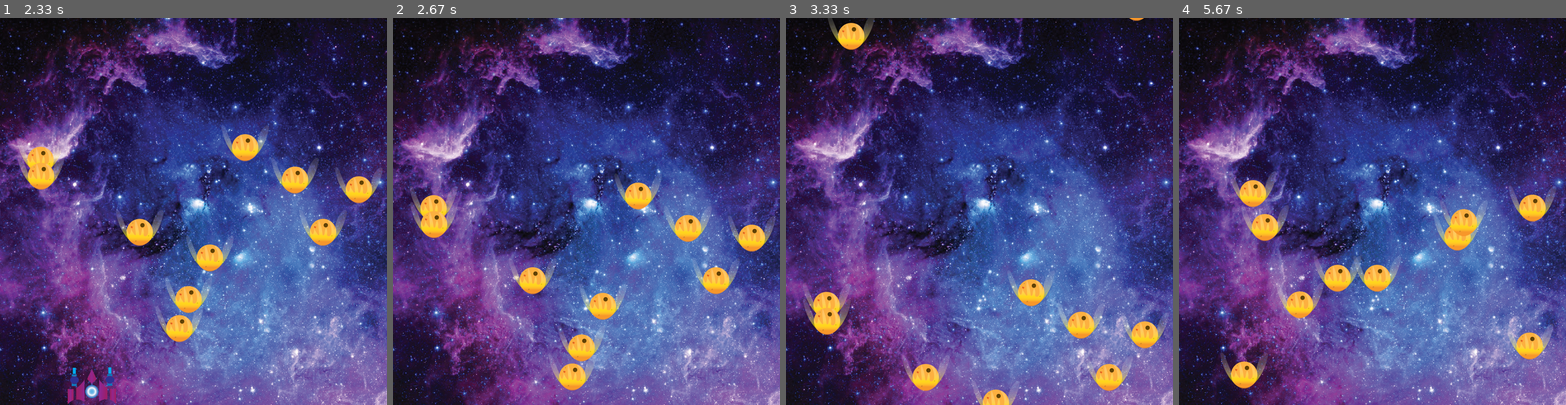
Above: before the commit, frames 1-4 (left to right).
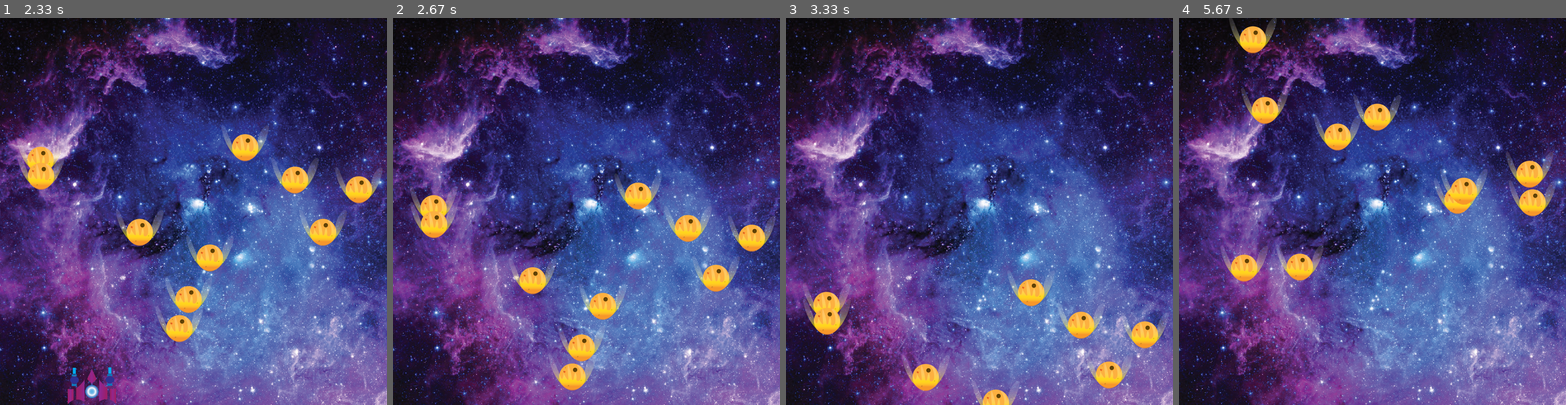
Above: after the commit, the same moments.

Repository: DemiwolfLegend/pygame-fallingMetior
Game: pygame game, started from main.py
Two runs of this game, one before a commit and one after it. Both use one fixed random seed, a clock stepped at 60 frames per second and the inputs below.
Inputs:
- Up to frame 1 (2.33 s): hold Right 0.33-0.8 s; hold Right 0.83-1.3 s; hold Left 1.33-1.87 s; hold Left 1.9-2.3 s
- Up to frame 2 (2.67 s): hold Right from 2.33 s (still down)
- Up to frame 3 (3.33 s): release Right at 2.97 s; hold Left from 3 s (still down)
- Up to frame 4 (5.67 s): release Left at 3.47 s

Frame 1 is identical in both runs. In frame 2, 0.3% of the frame differs, in the area x 77-90%, y 61-72%; in frame 3, 0.8%; in frame 4, 9.9%, in the area x 10-98%, y 0-96%.

Commit message:
adding bacckground music

Diff:
--- a/main.py
+++ b/main.py
@@ -1,10 +1,15 @@
 import pygame
 import random
+from pygame import mixer
+
+pygame.init()
 
 pygame.display.set_caption("firstGame")
 
 screen = pygame.display.set_mode((800, 800))
 backgroundImage = pygame.image.load("./content/background.png")
+back_music = mixer.music.load("./content/background.wav")
+mixer.music.play(-1)
 
 
 class character:
@@ -37,7 +42,7 @@
         self.y += self.change
         if self.y > 800:
             self.x = random.randint(0, 700)
-            self.y = -100
+            self.y = random.randint(-500, -100)
 
     def isColide(self, player):
         collison = self.y >= 600 and player.y > 0 and (
@@ -46,6 +51,9 @@
             player.y = -600
             print("Game Over", self.num)
             self.num += 1
+            return True
+        else:
+            return False
 
     def show(self):
         screen.blit(self.image, (self.x, self.y))
@@ -75,7 +83,8 @@
     player.move()
     for i in range(numFall):
         enemy[i].fall()
-        enemy[i].isColide(player)
+        if enemy[i].isColide(player):
+            break
         enemy[i].show()
 
     player.show()
Not shown, added: content/background.wav
